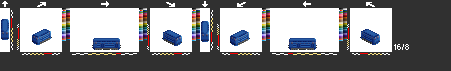
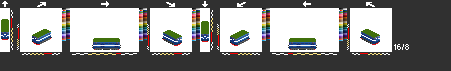
Revision of a layered (451, 71) image; what changed, layer by layer:
showed "sj1" over 1, 19, 380, 50
